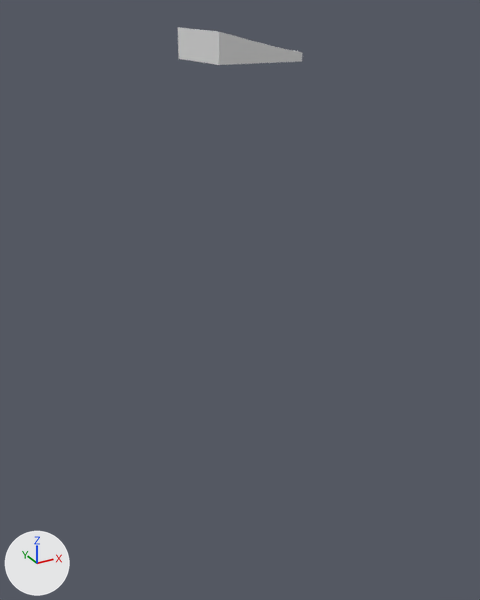
Two versions of the glTF model assets/terrain/surface_pieces/surf_36_3.glb, one commit apart.
Both versions are drawn from a 50 mm camera at (53.8, 58.4, 7.6) aimed at (73.0, 93.2, -9.8). The lights are fixed; the arrows at lower left show +X, +Y and +Z. The older version comes first. Where no turn or scale is listed for an object, it has been applied to the vertices.

The older version as bpy lines, for what is in view:
```python
me_geometry_0 = bpy.data.meshes.new('geometry_0')
me_geometry_0.from_pydata(...)  # 83 vertices, 162 faces; spans x 70.0..75.0, y 90.0..95.0, z 5.0..6.65
ob_geometry_0 = bpy.data.objects.new('geometry_0', me_geometry_0)
ob_geometry_0.location = (0.0, 0.0, 0.0)
```
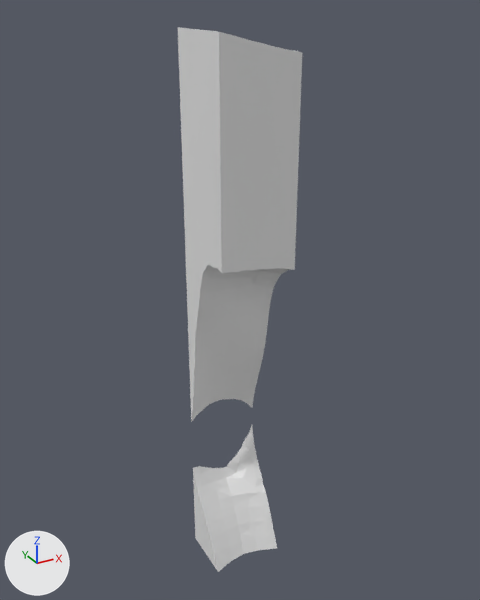
Location of each change, [x1, y1, x2, y2] in pixels of the pictures (480 x 600 px):
'geometry_0', reshaped (1300% taller): before [178, 27, 302, 65]; after [178, 27, 302, 572]
part 1 of me_geometry_0, added: after [193, 425, 277, 572]
part 2 of me_geometry_0, built on: before [179, 56, 302, 65]; after [179, 56, 302, 422]

What changed in the scene script:
```text
Change me_geometry_0:
    used by ob_geometry_0; location = (0.0, 0.0, 0.0)
    remove me_geometry_0.from_pydata(...)  # 83 vertices, 162 faces; spans x 70.0..75.0, y 90.0..95.0, z 5.0..6.65
    add me_geometry_0.from_pydata(...)  # 404 vertices, 800 faces; spans x 70.0..75.0, y 90.0..95.0, z -30.0..6.65
    me_geometry_0 part 1: a new loose piece of 141 vertices spanning x 70.0..75.0, y 91.04..95.0, z -30.0..-21.09
    me_geometry_0 part 2
    4 vertices are removed from x 70.0..75.0, y 90.0..95.0, z 5.0
    54 faces are deleted
    184 vertices are added at x 70.0..75.0, y 90.0..95.0, z -19.73..-6.12
    414 new faces join them
```
